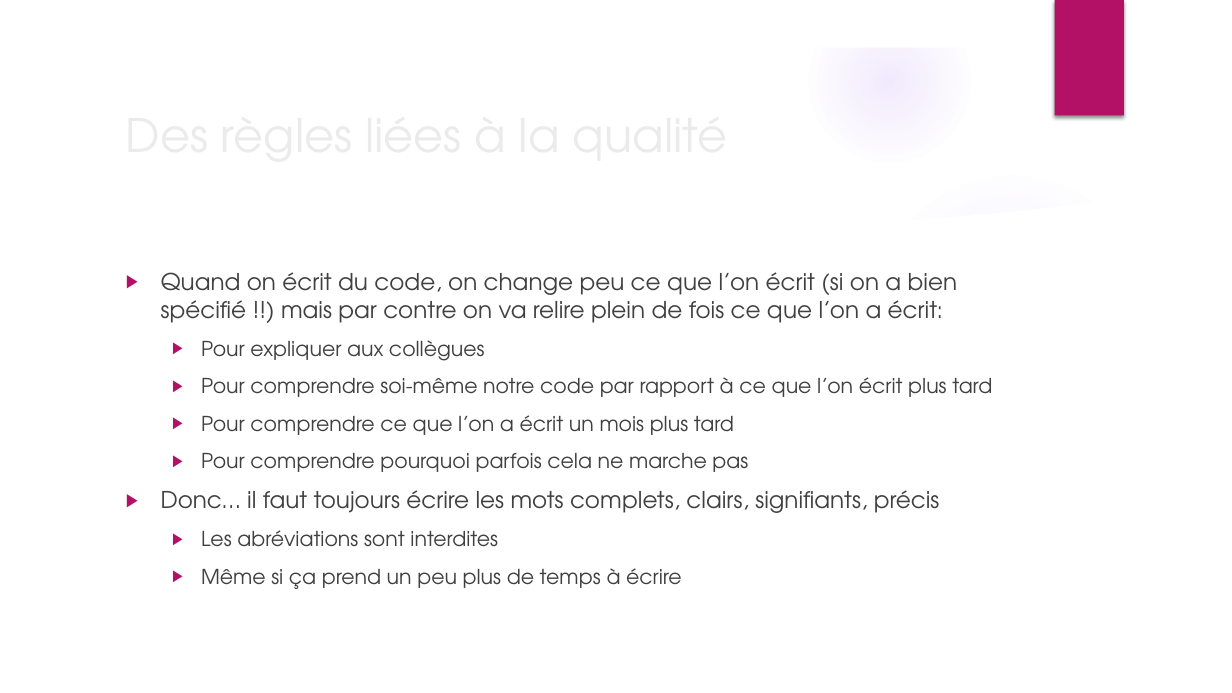
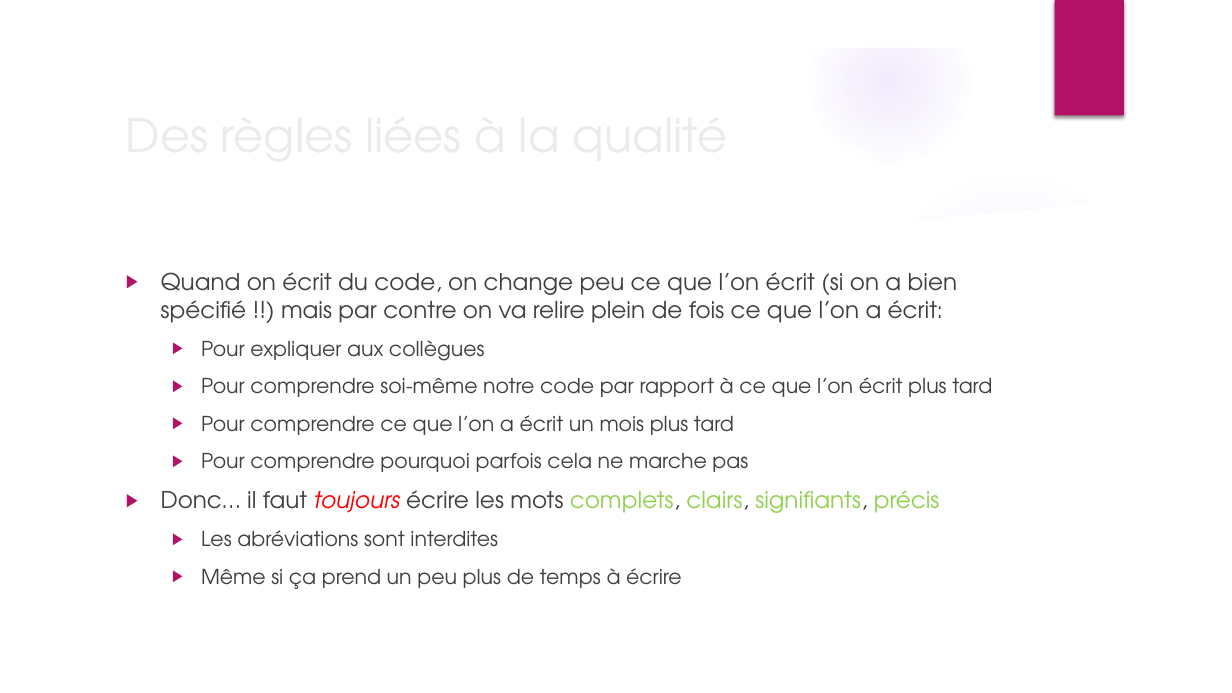
Before and after one commit to anumby-source/tutoriels, a slide deck: slide 7 of Eléments de programmation.pptx. Drawn at 1232x693 pixels with LibreOffice and Linux fonts; fonts in the diff are those of the drawing; background and template pictures are left out. Boxes give left, top, right and bottom in pixels: in the first picture for what was removed or moved away, otherwise in the second. Text is boxed around its words. In the diff, an @@ line names an element or a change of style, - is before the commit and + after.

```diff
--- a/Eléments de programmation.pptx
+++ b/Eléments de programmation.pptx
@@ text at bbox=[161, 490, 940, 513]: text colour #404040 to #FF0000, italic on in "toujours"; text colour #404040 to #92D050 in "complets, clairs, signifiants, précis" @@
```
Also in this commit, not shown: 6 other slides changed, 1 other file.
